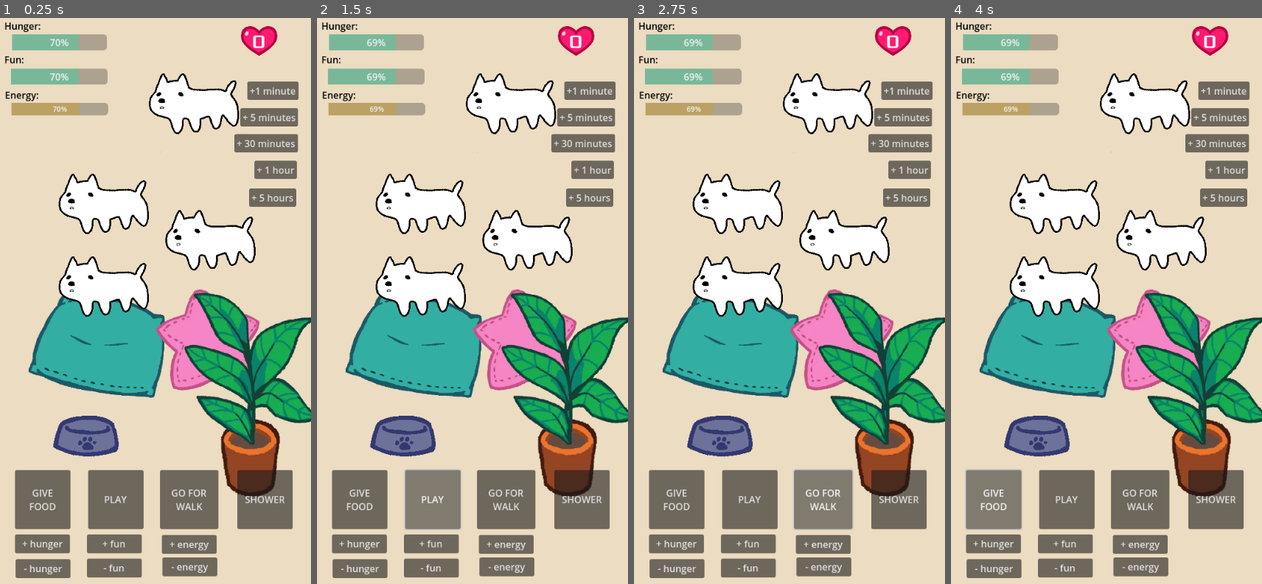
Above: before the commit, frames 1-4 (left to right).
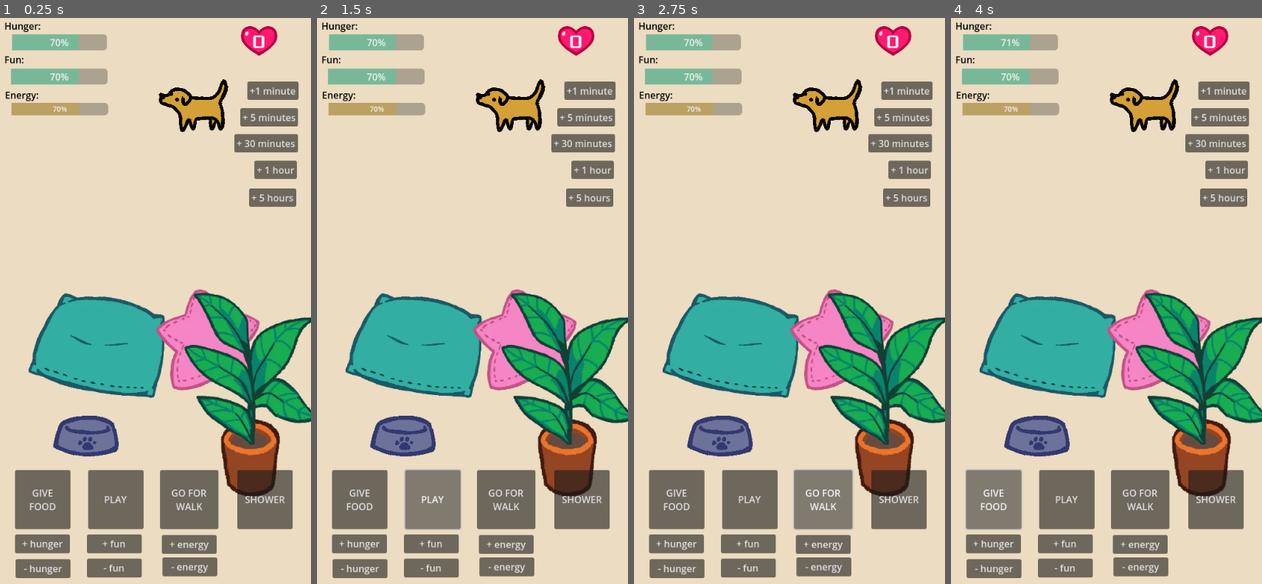
Above: after the commit, the same moments.

Repository: vibekeke/dog-game
Game: Godot game, scene res://home.tscn
Same seed, same stepped clock (60 frames per second), same inputs: the game is played once before the commit and once after it.
Inputs:
- Up to frame 1 (0.25 s): no input
- Up to frame 2 (1.5 s): click "PLAY" at 0.5 s; click "PLAY" at 1.25 s
- Up to frame 3 (2.75 s): click "GO FOR WALK" at 2 s
- Up to frame 4 (4 s): click "GO FOR WALK" at 2.75 s; click "GIVE FOOD" at 3.5 s

The runs differ from the first frame. In frame 1, 8.1% of the frame differs, in the area x 18-83%, y 9-53%; in frame 2, 8.1%; in frame 3, 8.1%; in frame 4, 8.1%, in the area x 16-83%, y 2-53%.
Error after the commit: Invalid access to property or key 'decay_increase' on a base object of type 'Dictionary'. (res://Dogs/StateMachine/eat_state.gd:23)

Commit message:
State Machine
Made the state machine and a few states

Diff:
--- /dev/null
+++ b/Dogs/StateMachine/eat_state.gd
@@ -0,0 +1,36 @@
+class_name EatState
+extends State
+
+#ALL STATES NEED THESE:
+var state_name = "eating"
+@onready var dog = $"../.."
+@onready var tick_timer = $"../..//TickTimer"
+@onready var state_machine = $".."
+
+var eat_timer
+
+func _ready():
+	set_physics_process(false)
+	eat_timer = Timer.new()
+	eat_timer.wait_time = 2
+	eat_timer.timeout.connect(_on_eat_timer_timeout)
+
+func _enter_state() -> void:
+	dog.can_move = false
+	dog.decay_stats["hunger"]["decaying"] = false
+	dog.decay_stats["hunger"]["increasing"] = true
+
+	dog.multipliers["poop_level"]["decay_increase"] += 0.3
+
+func _exit_state() -> void:
+	eat_timer.stop()
+	dog.can_move = true
+	dog.decay_stats["hunger"]["decaying"] = true
+	dog.decay_stats["hunger"]["increasing"] = false
+
+	dog.multipliers["poop_level"]["decay_increase"] -= 0.3
+	#Will exit when finished eating, duhh.
+
+func _on_eat_timer_timeout():
+	if dog.get_stat("hunger") > dog.max_stat:
+		state_machine.request_state("idle")
--- /dev/null
+++ b/Dogs/StateMachine/idle_state.gd
@@ -0,0 +1,58 @@
+class_name IdleState
+extends State
+
+
+
+#ALL STATES NEED THESE:
+var state_name = "idle"
+@onready var dog = $"../.."
+@onready var tick_timer = $"../../TickTimer"
+@onready var state_machine = $".."
+
+@onready var idle_timer = $"../../IdleTimer"
+
+var move_frequency = 5 #max amount of wait time.
+var min_distance = 80
+var max_distance = 300
+
+
+func _ready():
+	set_physics_process(false)
+	idle_timer.wait_time = 4
+	idle_timer.start()
+
+	idle_timer.timeout.connect(on_idle_timer_timeout)
+
+
+func _enter_state() -> void:
+	pass
+
+func _exit_state() -> void:
+	pass
+
+
+func on_idle_timer_timeout():
+	#TODO: if player_just_called and discipline < threshold: don't move. Else:
+
+	pick_random_target()
+
+
+func pick_random_target():
+	var random_x = randi_range(min_distance, max_distance)
+	var random_y = randi_range(min_distance, max_distance)
+	random_x = random_x * [-1, 1].pick_random() #makes positive or negative direction
+	random_y = random_y * [-1, 1].pick_random()
+
+	var screen_size = get_viewport().size
+
+
+	var new_x = clamp(dog.global_position.x + random_x, 100, screen_size.x)
+	var new_y = clamp(dog.global_position.y + random_y, 200, screen_size.y)
+
+	var new_position = Vector2(new_x, new_y)
+	dog.target_position = new_position
+
+	var random_time = randf_range(0.5, move_frequency)
+	idle_timer.wait_time = random_time
+	idle_timer.start()
+	dog.target_position
--- /dev/null
+++ b/Dogs/StateMachine/sleep_state.gd
@@ -0,0 +1,40 @@
+class_name SleepState
+extends State
+
+
+#ALL STATES NEED THESE:
+var state_name = "sleeping"
+@onready var dog = $"../.."
+@onready var tick_timer = $"../..//TickTimer"
+@onready var state_machine = $".."
+var sleep_timer
+
+func _ready():
+	set_physics_process(false)
+	sleep_timer = Timer.new()
+	sleep_timer.wait_time = 2
+	sleep_timer.timeout.connect(_on_sleep_timer_timeout)
+
+func _enter_state() -> void:
+	#remember to enable physics process if necessary.
+	dog.can_move = false
+	dog.sprite.flip_v = true
+	dog.decay_stats["energy"]["decaying"] = false
+	dog.decay_stats["energy"]["increasing"] = true
+
+func _exit_state():
+	sleep_timer.stop()
+	print("exited sleep state")
+	dog.can_move = true
+	dog.sprite.flip_v = false
+	dog.decay_stats["energy"]["decaying"] = true
+	dog.decay_stats["energy"]["increasing"] = false
+
+func _on_sleep_timer_timeout():
+	#TODO: if food is nearby
+	if dog.get_stat("energy") > 90:
+		#do a little wakeup animation and await a timer.
+		state_machine.request_state("idle")
+
+func _physics_process(float) -> void:
+	pass
--- /dev/null
+++ b/Dogs/StateMachine/state.gd
@@ -0,0 +1,18 @@
+class_name State
+extends Node
+
+signal state_finished
+
+
+#ALL STATES NEED THESE:
+#var state_name
+#@onready var dog
+#@onready var tick_timer
+#@onready var state_machine
+
+
+func _enter_state() -> void:
+	pass
+
+func _exit_state() -> void:
+	pass
--- /dev/null
+++ b/Dogs/StateMachine/state_machine.gd
@@ -0,0 +1,71 @@
+extends Node
+
+
+@onready var tick_timer = $"../TickTimer"
+@onready var dog = $".."
+
+@onready var sleep_state = $SleepState
+@onready var idle_state = $IdleState
+@onready var eat_state = $EatState
+
+var current_state : State
+
+
+
+signal pooped(poop_position)
+
+# Called when the node enters the scene tree for the first time.
+func _ready() -> void:
+	change_state(idle_state)
+	tick_timer.wait_time = 1
+	tick_timer.timeout.connect(_check_stats)
+
+
+func _check_stats():
+	if dog.get_stat("poop_level") < 40 and Global.poop_enabled:
+		poop()
+
+
+	if dog.get_stat("energy") < 50 and current_state != eat_state:
+		change_state(sleep_state)
+
+
+func poop():
+	print("dog pooped")
+	dog.tween_bounce()
+	dog.set_stat("poop_level", 100)
+
+	#TODO: Might create a spawn point for the poop later, but this is ok
+	var random_x = randi_range(-10, 10)
+	var random_y = randi_range(-10, 10)
+
+	var poop_position = dog.position + Vector2(random_x, random_y)
+
+	if dog.sprite.flip_h:
+		poop_position = dog.position + Vector2(80, 10)
+	else:
+		poop_position = dog.position + Vector2(80, -10)
+
+	Global.create_poop(poop_position)
+
+
+func request_state(new_state: String):
+	match new_state:
+		"idle":
+			print("requested idle change")
+			change_state(idle_state)
+		"eat":
+			change_state(eat_state)
+		_:
+			print("WARNING: Unknown state requested!")
+
+func change_state(new_state: State):
+	if current_state == new_state:
+		return
+
+	if current_state:
+		current_state._exit_state()
+	if new_state:
+		new_state._enter_state()
+		print("New state: " + new_state.state_name)
+	current_state = new_state
--- a/Dogs/StateMachine/state_playing.gd
+++ /dev/null
@@ -1,14 +0,0 @@
-extends Node
-
-
-##When in this state, the dog will await a ball or something. When you throw it, the dog runs after it.
-#If the dog reaches a certain velocity, fun will increase
-
-# Called when the node enters the scene tree for the first time.
-func _ready() -> void:
-	pass # Replace with function body.
-
-
-# Called every frame. 'delta' is the elapsed time since the previous frame.
-func _process(delta: float) -> void:
-	pass
--- a/Dogs/dog.gd
+++ b/Dogs/dog.gd
@@ -1,34 +1,53 @@
 extends CharacterBody2D
 
 @onready var sprite = $AnimatedSprite2D
+@onready var tick_timer = $TickTimer
+@onready var state_machine = $StateMachine
 
 var move_speed = 300
-var click_position = Vector2()
+var move_multiplier = 1.0 #should be affected by moods and personality UwU
+
+var target_position = Vector2()
 var target_vector = Vector2()
 var sceen_size
 var can_move = true
 var last_position = Vector2()
 
+var stat_max = 120
+
 signal pooped
 signal stats_updated(decay_stats, love) #TODO: HUD will fetch stats from DogManager, not the dog script!
 signal stat_increased(stat: String) #For visual effects purposes (EffectsLayer!)
 signal stat_decreased(stat: String) #For visual effects purposes (EffectsLayer!)
 
 
-
-
 var decay_stats = {
-	"hunger" : {"value" : 70, "decay_speed" : 0.007, "pers_multiplier" : 1.0, "state_multiplier" : 1.0, "decaying" : true},
-	"energy" : {"value" : 70, "decay_speed" : 0.007, "pers_multiplier" : 1.0, "state_multiplier" : 1.0, "decaying" : true},
-	"fun" : {"value" : 70, "decay_speed" : 0.007, "pers_multiplier" : 1.0, "state_multiplier" : 1.0, "decaying" : true},
-	#Hidden rising stats
-	"poop_level" : {"value" : 0, "decay_speed" : 0.01, "pers_multiplier" : 1.0, "state_multiplier" : 1.0, "decaying" : true},
-	"dirt" : {"value" : 0, "decay_speed" : 0.003, "pers_multiplier" : 1.0, "state_multiplier" : 1.0, "decaying" : true},
-	"loneliness" : {"value" : 0, "decay_speed" : 0.002, "pers_multiplier" : 1.0, "state_multiplier" : 1.0, "decaying" : true},
+	"hunger" : {"value" : 70, "decaying" : true, "increasing" : false},
+	"energy" : {"value" : 70, "decaying" : true, "increasing" : false},
+	"fun" : {"value" : 70, "decaying" : true, "increasing" : false},
+	#Hidden  stats
+	"poop_level" : {"value" : 100, "decaying" : true, "increasing" : false},
+	"hygiene" : {"value" : 100, "decaying" : true, "increasing" : false},
+	"social" : {"value" : 100, "decaying" : true, "increasing" : false},
 	#Hidden bad stats
-	"stress" : {"value" : 0, "decay_speed" : 0.01, "pers_multiplier" : 1.0, "state_multiplier" : 1.0, "decaying" : true},
-	"annoyance" : {"value" : 0, "decay_speed" : 0.01, "pers_multiplier" : 1.0, "state_multiplier" : 1.0, "decaying" : true},
+	"stress" : {"value" : 0, "decaying" : true, "increasing" : false},
+	"fatigue" : {"value": 0, "decaying" : true, "increasing" : false},
 }
+
+var multipliers = {
+	"hunger" : {"decay_speed" : 0.007, "pers_multiplier" : 1.0, "decay_multiplier" : 1.0, "gain_speed" : 1.0, "gain_multiplier" : 1.0},
+	"energy" : {"decay_speed" : 0.007, "pers_multiplier" : 1.0, "decay_multiplier" : 1.0, "gain_speed" : 0.5, "gain_multiplier" : 1.0},
+	"fun" : {"decay_speed" : 0.007, "pers_multiplier" : 1.0, "decay_multiplier" : 1.0,"gain_speed" : 1.0, "gain_multiplier" : 1.0},
+	#Hidden stats
+	"poop_level" : {"decay_speed" : 0.01, "pers_multiplier" : 1.0, "decay_multiplier" : 1.0, "gain_speed" : 1.0, "gain_multiplier" : 1.0},
+	"hygiene" : {"decay_speed" : 0.003, "pers_multiplier" : 1.0, "decay_multiplier" : 1.0, "gain_speed" : 1.0, "gain_multiplier" : 1.0},
+	"social" : {"decay_speed" : 0.002, "pers_multiplier" : 1.0, "decay_multiplier" : 1.0, "gain_speed" : 1.0, "gain_multiplier" : 1.0},
+	#Hidden bad stats
+	"stress" : {"decay_speed" : 0.01, "pers_multiplier" : 1.0, "decay_multiplier" : 1.0, "gain_speed" : 1.0, "gain_multiplier" : 1.0},
+	"fatigue" : {"decay_speed" : 0.01, "pers_multiplier" : 1.0, "decay_multiplier" : 1.0, "gain_speed" : 1.0, "gain_multiplier" : 1.0},
+}
+
+
 
 ##Long term stats
 var love = 0
@@ -41,7 +60,9 @@
 
 func _ready():
 	TimeManager.time_updated.connect(_on_time_updated)
-	click_position = position
+	tick_timer.timeout.connect(_on_tick_timer_timeout)
+
+	target_position = position
 	set_process_input(true)
 
 	sprite.animation = "idle"
@@ -52,14 +73,14 @@
 var stuck_timer = 0
 
 func _physics_process(delta):
-	if position.distance_to(click_position) > 50 and can_move:
-		target_vector = (click_position - position).normalized()
+	if position.distance_to(target_position) > 50 and can_move:
+		target_vector = (target_position - position).normalized()
 		velocity = target_vector * move_speed
 	else:
 		velocity = Vector2.ZERO
 
 	#Dumb collision workaround
-	if position.distance_to(last_position) < 4 and position.distance_to(click_position) > 10:
+	if position.distance_to(last_position) < 4 and position.distance_to(target_position) > 10:
 		#Doggie is stuuckkkk!!
 		stuck_timer += delta
 	else:
@@ -68,7 +89,7 @@
 	if stuck_timer > 0.5:
 		#Doggie gives up!
 		velocity = Vector2.ZERO
-		click_position = position
+		target_position = position
 		stuck_timer = 0
 
 	#print(velocity)
@@ -77,6 +98,75 @@
 
 	last_position = position
 	move_and_slide() #We need to find a better system for this...
+
+
+func _unhandled_input(event):
+	if Input.is_action_just_pressed("left_click"):
+		call_doggie()
+
+func call_doggie():
+	#TODO: play a little click animation on the ground uwu - BUT NOT IN THIS SCRIPT!
+	#TODO: if discipline is high - always respond. if low, might take multiple clicks.
+		#if mood is disobedient, always ignore.
+	tween_bounce()
+	target_position = get_global_mouse_position()
+
+func pet_dog():
+	#TODO: ALL of this will be replaced by proper petting mechanics as in the bubble game <3
+
+	tween_bounce()
+	if love < love_max:
+		love += 1
+		emit_signal("stats_updated", decay_stats, love) #TODO: Remove parameters in favor of DogManager
+		emit_signal("stat_increased", "love")
+
+##TIME STUFF
+func _on_time_updated(time_passed):
+	if time_passed > (60 * 5):
+		handle_long_awaytime()
+	#No else statement yet cause I don't know how to handle the long awaytime lamayo
+
+	for key in decay_stats:
+		var stat = decay_stats[key] #opens the stat dictionary
+		if stat["decaying"]:
+			var decay_amount = -((multipliers[key]["pers_multiplier"] + multipliers[key]["decay_multiplier"]) / 2) * multipliers[key]["decay_speed"]
+			set_stat(key, time_passed * decay_amount)
+
+
+	#TODO: stats always decay (decaying = true), this will change based on state machines so they dont get tired while eating etc :3
+	emit_signal("stats_updated", decay_stats, love)	#TODO: Remove parameters in favor of DogManager
+
+
+func handle_long_awaytime():
+	#Logic for how to update stats if the player has been gone a long time.
+	#Energy will go up if the player has been gone for more than 30 minutes, but slower than its decrease rate.
+	pass
+
+func _on_tick_timer_timeout():
+	for key in decay_stats:
+		if decay_stats[key]["increasing"]:
+			print("increasing: " + key)
+			var gain_amount = (multipliers[key]["gain_multiplier"]) * multipliers[key]["gain_speed"]
+			set_stat(key, gain_amount)
+			emit_signal("stat_increased", key)
+	emit_signal("stats_updated", decay_stats, love)
+
+
+func set_stat(stat_name: String, value):
+	decay_stats[stat_name]["value"] += value
+	decay_stats[stat_name]["value"] = clamp(decay_stats[stat_name]["value"], 0, 120)
+
+func get_stat(stat_name : String):
+	return decay_stats[stat_name]["value"]
+
+func get_stat_type(stat_name : String, type):
+	return decay_stats[stat_name]["value"]
+
+
+
+##Petting logic
+func _on_dog_button_pressed() -> void:
+	pet_dog()
 
 
 func tween_bounce():
@@ -86,60 +176,6 @@
 	tween.tween_property(self, "scale", Vector2(1, 1), 0.1)
 
 
-func _unhandled_input(event):
-	if Input.is_action_just_pressed("left_click"):
-		tween_bounce()
-		click_position = get_global_mouse_position()
-
-
-##TIME STUFF
-func _on_time_updated(time_passed):
-	if time_passed > (60 * 5):
-		handle_long_awaytime()
-	#No else statement yet cause I don't know how to handle the long awaytime lamayo
-
-	for key in decay_stats:
-		var stat = decay_stats[key] #opens the stat dictionary
-		if stat["decaying"]:
-			var decay_amount = -((stat["pers_multiplier"] + stat["state_multiplier"]) / 2) * stat["decay_speed"]
-			set_stat(key, time_passed * decay_amount)
-
-
-	#TODO: stats always decay (decaying = true), this will change based on state machines so they dont get tired while eating etc :3
-	emit_signal("stats_updated", decay_stats, love)	#TODO: Remove parameters in favor of DogManager
-
-
-func handle_long_awaytime():
-	#Logic for how to update stats if the player has been gone a long time.
-	pass
-
-func set_stat(stat_name: String, value):
-	decay_stats[stat_name]["value"] += value
-	decay_stats[stat_name]["value"] = clamp(decay_stats[stat_name]["value"], 0, 120)
-
-func get_stat(stat_name : String):
-	return decay_stats[stat_name]["value"]
-
-
-
-
-
-
-func _on_area_2d_area_entered(area: Area2D) -> void:
-	#This will be inside of a state machine, tnx
-	pass # Replace with function body.
-
-
-##Petting logic
-func _on_dog_button_pressed() -> void:
-	#TODO: ALL of this will be replaced by proper petting mechanics as in the bubble game <3
-
-	tween_bounce()
-	if love < love_max:
-		love += 1
-		emit_signal("stats_updated", decay_stats, love) #TODO: Remove parameters in favor of DogManager
-		emit_signal("stat_increased", "love")
-
 ##DEBUG BUTTONS
 #TODO: Move debugging to the DogManager as well, and then the DogManager can talk to the DogScript, no?
 #Or I suppose it doesn't matter yet
@@ -149,7 +185,7 @@
 func _on_debug_stats_debug_button_pressed(type: String, value: float) -> void:
 	match type:
 		"food":
-			return
+			state_machine.request_state("eat")
 		"walk":
 			return
 		"shower":
--- a/Dogs/dog.tscn
+++ b/Dogs/dog.tscn
@@ -1,14 +1,17 @@
-[gd_scene load_steps=7 format=3 uid="uid://cvuofhgxo0twx"]
+[gd_scene load_steps=10 format=3 uid="uid://cvuofhgxo0twx"]
 
 [ext_resource type="Script" path="res://Dogs/dog.gd" id="1_ipha4"]
-[ext_resource type="Script" path="res://Dogs/StateMachine/state_playing.gd" id="2_onj0j"]
-[ext_resource type="Texture2D" uid="uid://ddw23lsqfvn4s" path="res://Dogs/Dog Sprites/Illustration4.png" id="3_g4qb7"]
+[ext_resource type="Script" path="res://Dogs/StateMachine/state_machine.gd" id="2_je2d1"]
+[ext_resource type="Script" path="res://Dogs/StateMachine/sleep_state.gd" id="3_i35uo"]
+[ext_resource type="Texture2D" uid="uid://blwwd65qj7rob" path="res://Dogs/Untitled_Artwork.png" id="4_h0tuj"]
+[ext_resource type="Script" path="res://Dogs/StateMachine/idle_state.gd" id="4_p1ps6"]
+[ext_resource type="Script" path="res://Dogs/StateMachine/eat_state.gd" id="5_54gw0"]
 
 [sub_resource type="SpriteFrames" id="SpriteFrames_xm03h"]
 animations = [{
 "frames": [{
 "duration": 1.0,
-"texture": ExtResource("3_g4qb7")
+"texture": ExtResource("4_h0tuj")
 }],
 "loop": true,
 "name": &"idle",
@@ -31,27 +34,27 @@
 [node name="Dog" type="CharacterBody2D"]
 script = ExtResource("1_ipha4")
 
+[node name="TickTimer" type="Timer" parent="."]
+autostart = true
+
+[node name="IdleTimer" type="Timer" parent="."]
+one_shot = true
+
 [node name="StateMachine" type="Node" parent="."]
+script = ExtResource("2_je2d1")
 
-[node name="StateIdle" type="Node" parent="StateMachine"]
+[node name="SleepState" type="Node" parent="StateMachine"]
+script = ExtResource("3_i35uo")
 
-[node name="StateGoToSleep" type="Node" parent="StateMachine"]
+[node name="IdleState" type="Node" parent="StateMachine"]
+script = ExtResource("4_p1ps6")
 
-[node name="StateSleeping" type="Node" parent="StateMachine"]
-
-[node name="StateGoToFood" type="Node" parent="StateMachine"]
-
-[node name="StateEating" type="Node" parent="StateMachine"]
-
-[node name="StatePooping" type="Node" parent="StateMachine"]
-
-[node name="StatePlaying" type="Node" parent="StateMachine"]
-script = ExtResource("2_onj0j")
+[node name="EatState" type="Node" parent="StateMachine"]
+script = ExtResource("5_54gw0")
 
 [node name="AnimatedSprite2D" type="AnimatedSprite2D" parent="."]
 texture_filter = 1
-position = Vector2(12, -104)
-scale = Vector2(0.5, 0.5)
+position = Vector2(-1, -2)
 sprite_frames = SubResource("SpriteFrames_xm03h")
 animation = &"idle"
 offset = Vector2(-8, -34)
@@ -68,13 +71,12 @@
 rotation = 1.5708
 shape = SubResource("CapsuleShape2D_dmklv")
 
-[node name="Area2D" type="Area2D" parent="."]
+[node name="InteractionArea2D" type="Area2D" parent="."]
 
-[node name="InteractionCollision" type="CollisionShape2D" parent="Area2D"]
+[node name="InteractionCollision" type="CollisionShape2D" parent="InteractionArea2D"]
 position = Vector2(-2, -33)
 rotation = 1.5708
 shape = SubResource("CapsuleShape2D_uy51d")
 
+[connection signal="pressed" from="DogButton" to="." method="_on_button_pressed"]
 [connection signal="pressed" from="DogButton" to="." method="_on_dog_button_pressed"]
-[connection signal="pressed" from="DogButton" to="." method="_on_button_pressed"]
-[connection signal="area_entered" from="Area2D" to="." method="_on_area_2d_area_entered"]
--- a/Globals/Global.gd
+++ b/Globals/Global.gd
@@ -1 +1,11 @@
 extends Node
+
+var move_enabled = true
+var poop_enabled = true
+
+signal dog_pooped(poop_position)
+
+func create_poop(poop_position):
+	if poop_enabled:
+		print("Created poop")
+		emit_signal("dog_pooped", poop_position)
--- a/Globals/TimeManager.gd
+++ b/Globals/TimeManager.gd
@@ -2,7 +2,7 @@
 
 var last_recorded_time: float
 var current_time : float
-var update_interval : float = 1.0
+var update_interval : float = 30.0
 var time_passed
 
 @onready var update_timer = Timer.new()
@@ -14,7 +14,6 @@
 func _ready() -> void:
 	last_recorded_time = int(Time.get_unix_time_from_system())
 	current_time = int(Time.get_unix_time_from_system())
-	print(current_time)
 
 	add_child(update_timer)
 	update_timer.wait_time = update_interval
@@ -36,8 +35,6 @@
 		return
 
 	last_recorded_time = current_time
-
-	print("time passed naturally: " + str(time_passed))
 	emit_signal("time_updated", time_passed)
 
 func debug_time_changed(time_passed):
--- a/UI/hud.gd
+++ b/UI/hud.gd
@@ -42,7 +42,6 @@
 func _on_dog_stats_updated(decay_stats, love) -> void:
 	#We need to send all the stats
 	#Might be complicated with all the dogs...
-	print("HUD updated")
 	$LoveLabel.text = str(love)
 
 	if love > 50:
--- a/home.gd
+++ b/home.gd
@@ -5,7 +5,7 @@
 
 # Called when the node enters the scene tree for the first time.
 func _ready() -> void:
-	pass # Replace with function body.
+	Global.dog_pooped.connect(_on_dog_pooped)
 
 # Called every frame. 'delta' is the elapsed time since the previous frame.
 func _process(delta: float) -> void:
@@ -14,22 +14,28 @@
 
 
 #POOPING
-func _on_dog_time_to_poop() -> void:
-	print("Should have pooped!")
-	var random_x = randi_range(-10, 10)
-	var random_y = randi_range(-10, 10)
+func _on_dog_pooped(poop_position):
 	var poop_instance = poop.instantiate()
-	var poop_position = $Dog.global_position + Vector2(random_x, random_y) #Might have to get the dog somehow
-	var poop_direction = $Dog/AnimatedSprite2D.flip_h
-
-	if poop_direction == false:
-		poop_position += Vector2(80, -10)
-	else:
-		poop_position -= Vector2(80, 10)
-
 	self.add_child(poop_instance)
 	poop_instance.global_position = poop_position
 
+#func _on_dog_time_to_poop() -> void:
+	#print("Should have pooped!")
+	#var random_x = randi_range(-10, 10)
+	#var random_y = randi_range(-10, 10)
+	#var poop_instance = poop.instantiate()
+	#var poop_position = $Dog.global_position + Vector2(random_x, random_y) #Might have to get the dog somehow
+	#var poop_direction = $Dog/AnimatedSprite2D.flip_h
+	#
+	#if poop_direction == false:
+		#poop_position == Vector2(80, -10)
+	#else:
+		#poop_position -= Vector2(80, 10)
+	#
+	#
+	#self.add_child(poop_instance)
+	#poop_instance.global_position = poop_position
+#
 
 
 #Spawns tiny hearts whenever love increases.
--- a/home.tscn
+++ b/home.tscn
@@ -37,15 +37,6 @@
 
 [node name="DebugStats" parent="." instance=ExtResource("8_1d0nl")]
 
-[node name="Dog2" parent="." instance=ExtResource("5_6eess")]
-position = Vector2(196, 402)
-
-[node name="Dog3" parent="." instance=ExtResource("5_6eess")]
-position = Vector2(377, 463)
-
-[node name="Dog4" parent="." instance=ExtResource("5_6eess")]
-position = Vector2(196, 542)
-
 [connection signal="stat_increased" from="Dog" to="." method="_on_dog_stat_increased"]
 [connection signal="stats_updated" from="Dog" to="HUD" method="_on_dog_stats_updated"]
 [connection signal="emptied" from="FoodBowl" to="Dog" method="_on_food_bowl_emptied"]
